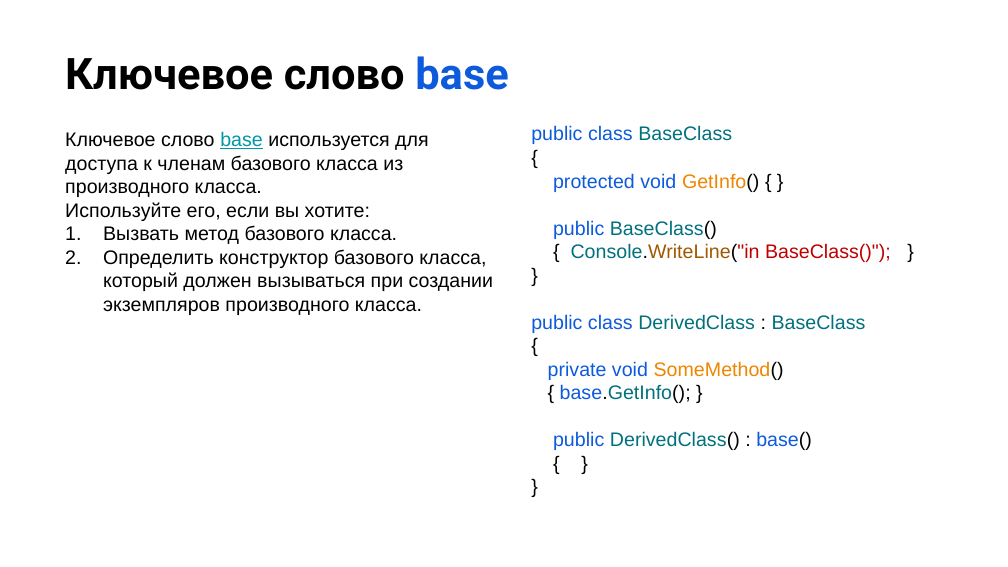
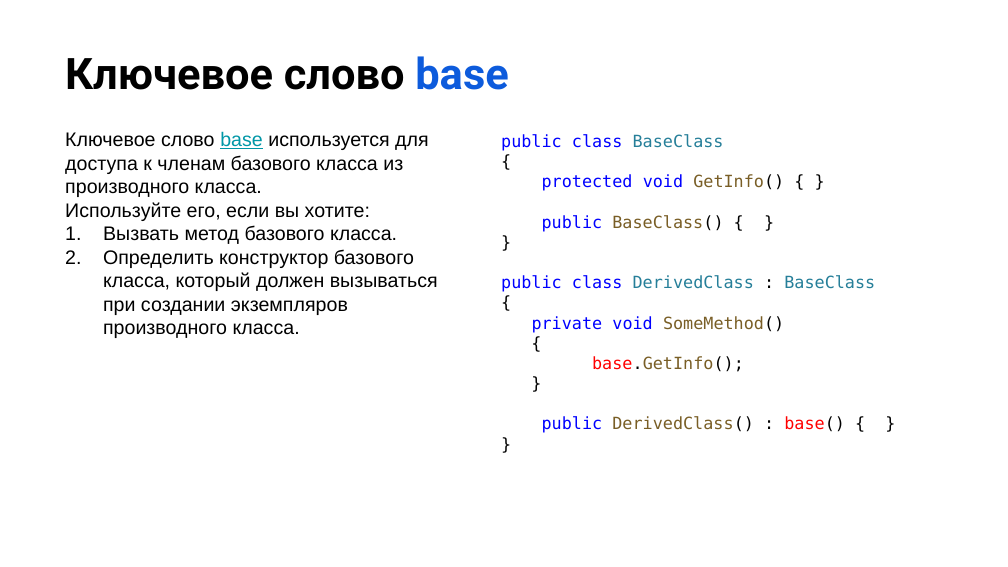
Before and after one commit to NilovPavel/OOP, a slide deck: slide 33 of ООПp.1.pptx. Drawn at 1008x567 pixels with LibreOffice and Linux fonts; fonts in the diff are those of the drawing; background and template pictures are left out. Boxes give left, top, right and bottom in pixels: in the first picture for what was removed or moved away, otherwise in the second. Text is boxed around its words. In the diff, an @@ line names an element or a change of style, - is before the commit and + after.

```diff
--- a/ООПp.1.pptx
+++ b/ООПp.1.pptx
@@ text "Ключевое слово base используется для ..." rewrapped from (65,131,493,315) to (65,131,438,338) @@
@@ text "public class BaseClass": place and size @@
-text "public class BaseClass" at (531,125,891,450)
+text "public class BaseClass" at (501,134,875,433)
@@ text at (501,134,875,333): size 14 to 12 pt, font Arial to DejaVu Sans Mono in "public class BaseClass", "{", "protected void GetInfo() { }", "}" and 4 more places; text colour #0D5BDC to #0000FF in "public class", "protected void", "public class", "private void"; text colour #00717D to #267F99 in "BaseClass", "DerivedClass BaseClass"; text colour #EF8600 to #795E26 in "GetInfo()", "SomeMethod()"; list level 4 to 1 in "private void SomeMethod()" @@
@@ text at (542,215,723,232): text changed; size 14 to 12 pt; font Arial to DejaVu Sans Mono; text colour #C00000 to #795E26 @@
-public BaseClass()
-{ Console.WriteLine("in BaseClass()"); }
+public BaseClass() { }
@@ text at (592,356,744,372): text changed; size 14 to 12 pt; font Arial to DejaVu Sans Mono; text colour #00717D to #795E26 @@
-      { base.GetInfo(); }
-public DerivedClass() : base()
-{ }
+{
+base.GetInfo();
@@ text at (542,416,845,433): paragraphs added @@
+public DerivedClass() : base() { }
+}
```
Also in this commit, not shown: 10 other slides changed, 1 slide added, 5 other files.
